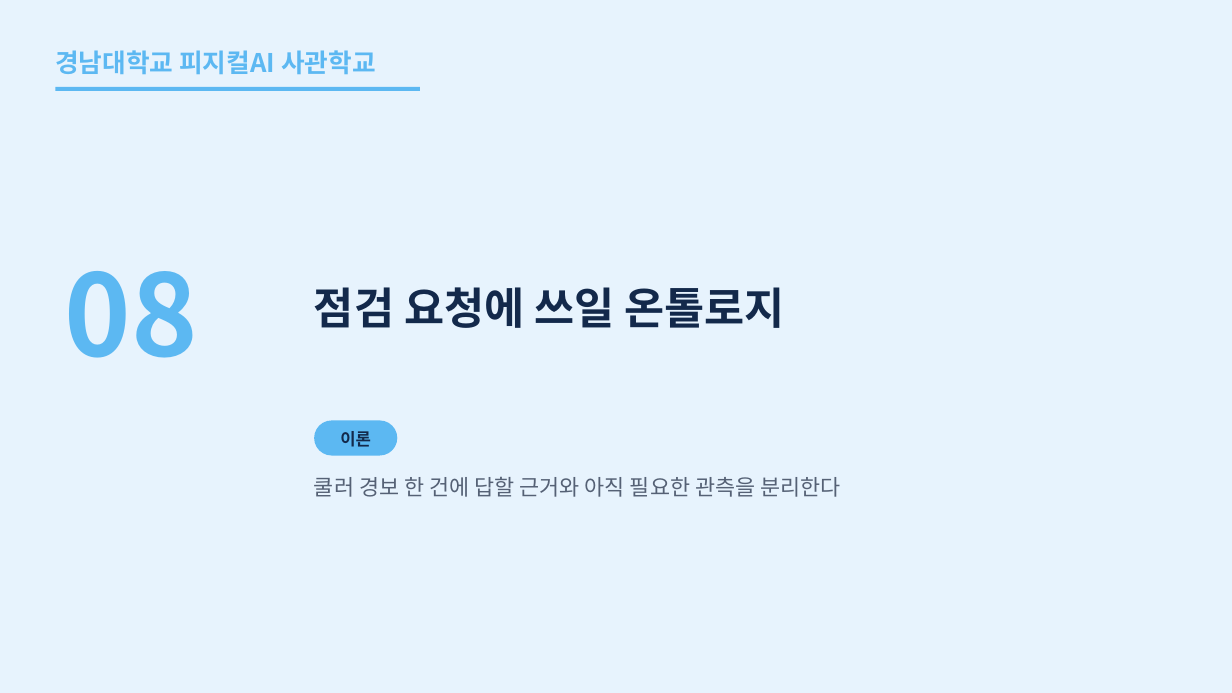
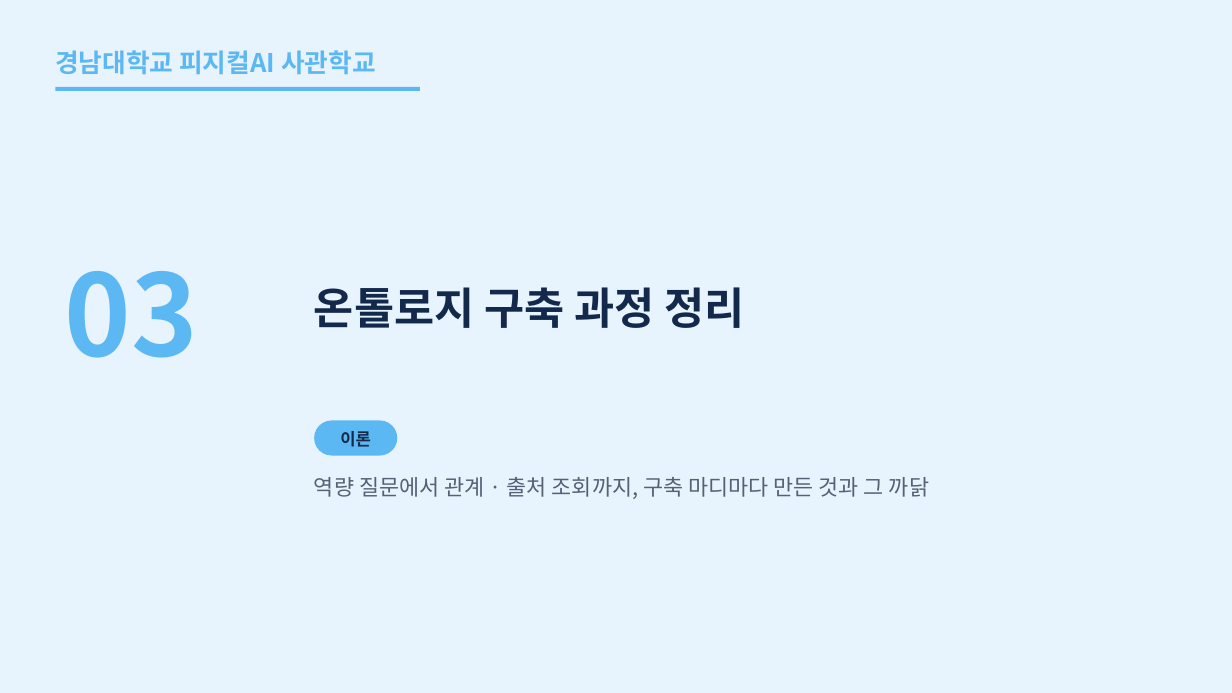
Before and after one commit to uengine-oss/hyd-iot-edu, a slide deck: slide 55 of workspace/강의제작/산출물/실전반/이론/03회차/실전반_03일차.pptx (slide 57 before the commit). Drawn at 1232x693 pixels with LibreOffice and Linux fonts; fonts in the diff are those of the drawing. Boxes give left, top, right and bottom in pixels: in the first picture for what was removed or moved away, otherwise in the second. Text is boxed around its words. In the diff, an @@ line names an element or a change of style, - is before the commit and + after.

Commit message:
실전반 3회차 덱 U4~U7(24~54장) — 통합 4회차 01편을 원본으로 문서 → 지식 단원(합친 장 9쌍 · 샘플 인스턴스 적재와 본격 문서 인제스천 새 장 · 구매 기준서 응용 장)과 실습3~5 소개를 지금 랩대로, 단원마다 독립 검토 지적(4 · 1 · 2 · 2건) 고침. 55~74장은 U8 초안(검토 중) · 남은일에 실전 34~37행 미충족과 통합 4회차 18 · 25장 보류 틈

```diff
--- a/workspace/강의제작/산출물/실전반/이론/03회차/실전반_03일차.pptx
+++ b/workspace/강의제작/산출물/실전반/이론/03회차/실전반_03일차.pptx
@@ text at bbox=[64, 271, 197, 358]: text changed @@
-08
+03
@@ text at bbox=[314, 287, 744, 328]: text changed @@
-점검 요청에 쓰일 온톨로지
+온톨로지 구축 과정 정리
@@ text at bbox=[314, 477, 929, 499]: text changed @@
-쿨러 경보 한 건에 답할 근거와 아직 필요한 관측을 분리한다
+역량 질문에서 관계 · 출처 조회까지, 구축 마디마다 만든 것과 그 까닭
```
Also in this commit, not shown: 15 other slides changed, 39 slides added, 41 slides removed, 4 other files.
